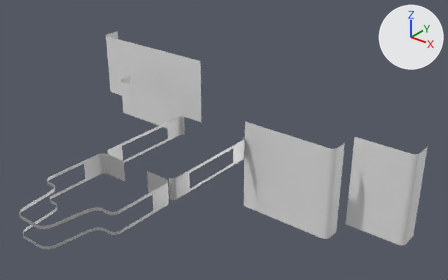
A saved change to the FBX model Content/Assets/Levels/MainLevel/SM_Ship_Outside.fbx.
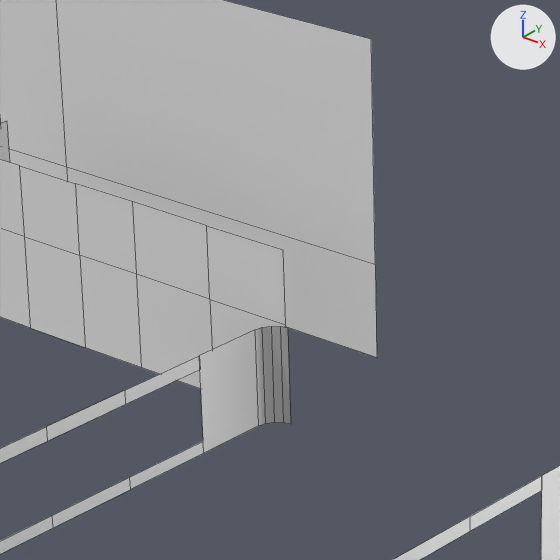
Old and new are each drawn whole from a 50 mm camera at (174.4, -239.2, 135.8) aimed at (19.5, -45.6, 15.8) and again close up on the part from 29% to 53% of the width and 19% to 58% of the height. Every picture has the same lights, and +X, +Y and +Z are marked at upper right. The close-ups show mesh edges as thin lines. Where no turn or scale is listed for an object, it has been applied to the vertices.

Names of what the first close-up shows: 'SM_Ship_Outside'.
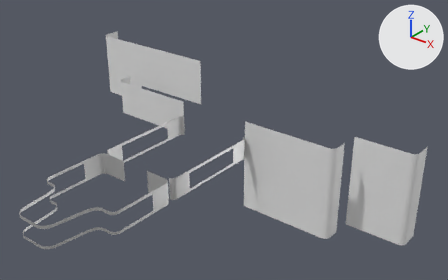
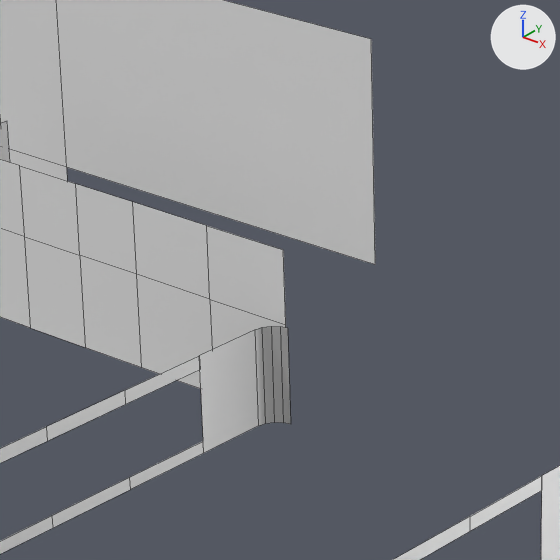
Boxes [x1, y1, x2, y2] around the edits, measured in the close-ups (560 x 560 px):
part 1 of me_sm_merged_staticmeshactor_4_036, deleted: before [67, 168, 377, 357]

The change, as a list of edits to the scene's bpy script:
```text
Change me_sm_merged_staticmeshactor_4_036:
    where me_sm_merged_staticmeshactor_4_036.from_pydata(...)  # 375 vertices, 188 faces; spans x -95.0..95.0, y -135.0..-2.0, z -26.0..35.0
    used by ob_sm_ship_outside; location = (0.0, 0.0, 0.0)
    verts and faces of me_sm_merged_staticmeshactor_4_036; kept vertices keep their numbers, new ones are numbered from 375
    before: 312 (-22.0, -13.0, 11.0) at pixel (375, 264), 313 (-22.0, -13.0, 1.0) at pixel (376, 357), 315 (-66.0, -13.0, 11.0) at pixel (66, 167), 316 (-66.0, -13.0, 1.0)
    me_sm_merged_staticmeshactor_4_036 part 1
    add delete_vertices([313])  # with the faces that use them
```
